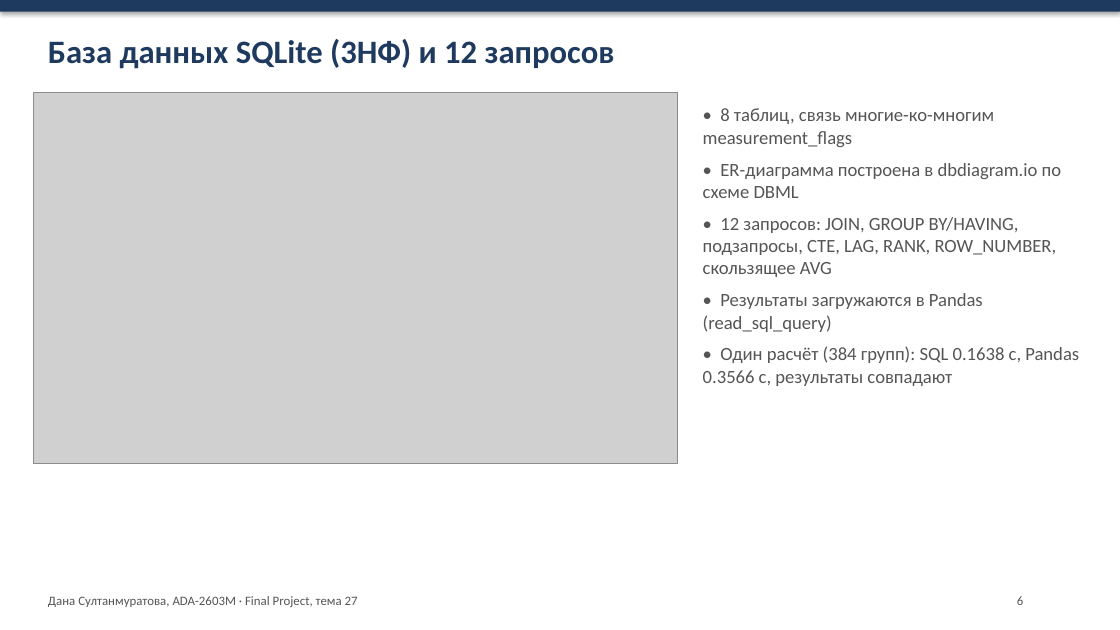
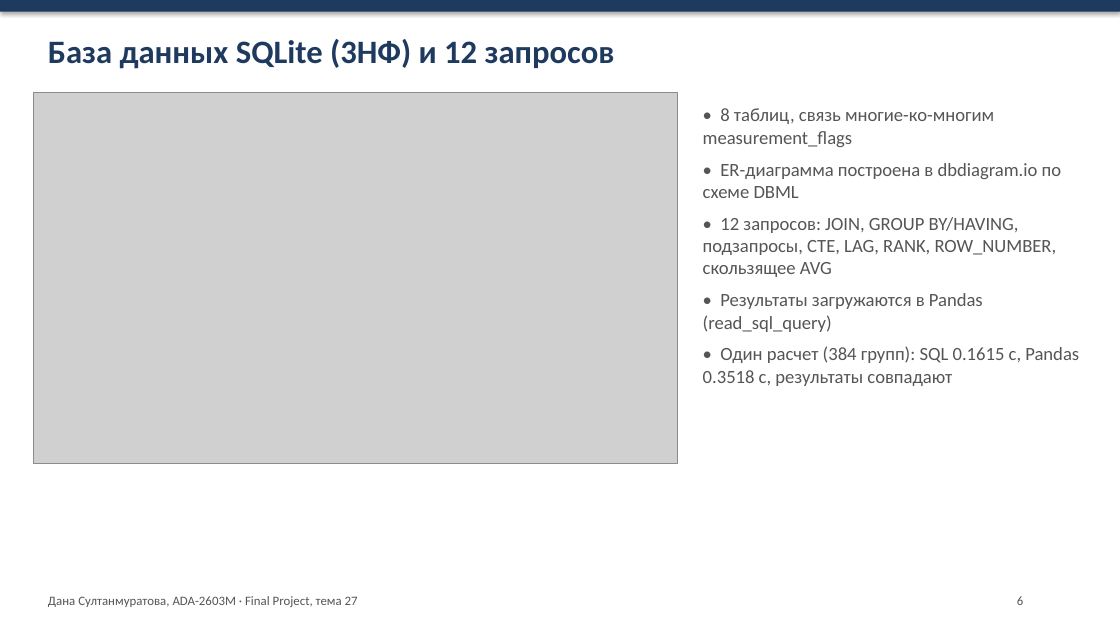
Before and after one commit to dsultless/oil_well_regimes, a slide deck: slide 6 of reports/Final_Project_Presentation_Sultanmuratova.pptx. Drawn at 1120x630 pixels with LibreOffice and Linux fonts; fonts in the diff are those of the drawing; grey boxes stand for pictures. Boxes give left, top, right and bottom in pixels: in the first picture for what was removed or moved away, otherwise in the second. Text is boxed around its words. In the diff, an @@ line names an element or a change of style, - is before the commit and + after.

Commit message:
Report: in-text APA citations, clickable links, single font; plain tables in slides; spelling

```diff
--- a/reports/Final_Project_Presentation_Sultanmuratova.pptx
+++ b/reports/Final_Project_Presentation_Sultanmuratova.pptx
@@ text at [703, 346, 1079, 386]: text changed @@
-• Один расчёт (384 групп): SQL 0.1638 с, Pandas 0.3566 с, результаты совпадают
+• Один расчет (384 групп): SQL 0.1615 с, Pandas 0.3518 с, результаты совпадают
```
Also in this commit, not shown: 8 other slides changed, 22 other files.
